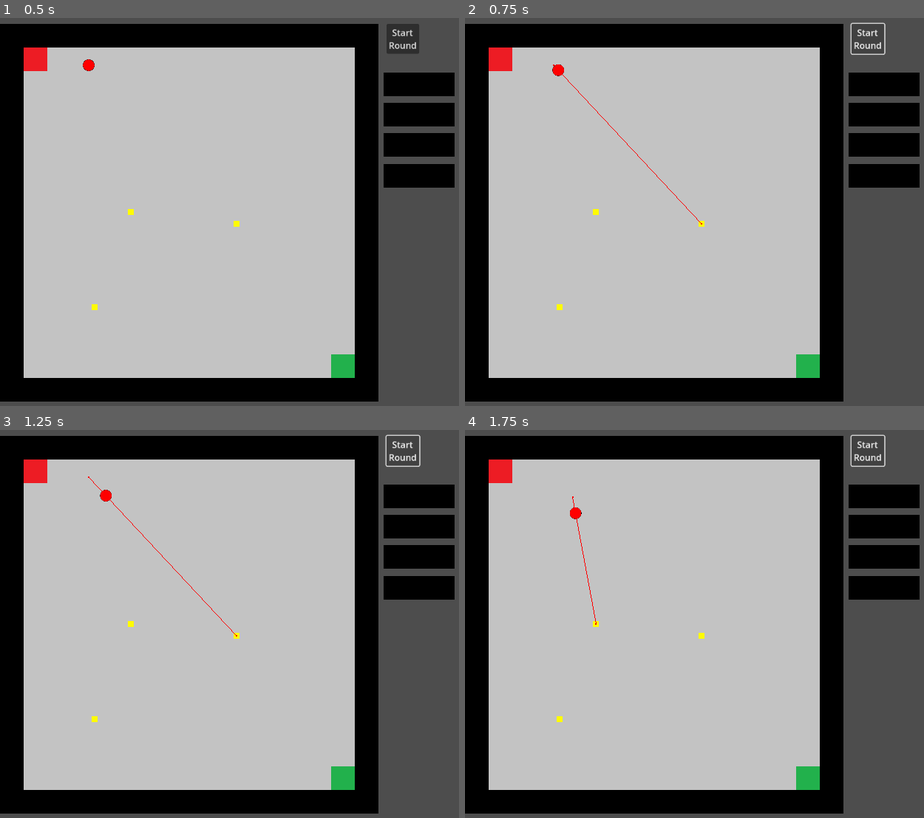
Above: before the commit, frames 1-4 (two rows, left to right).
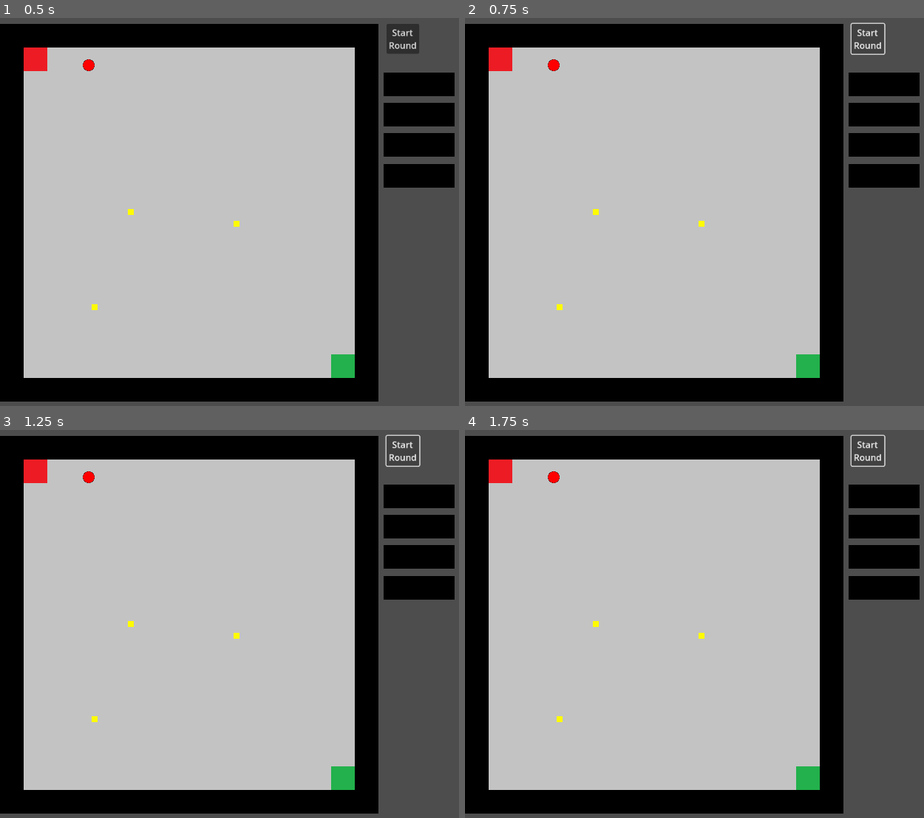
Above: after the commit, the same moments.

Repository: bustercrow-3818/one-room
Game: Godot game, scene res://system/main.tscn
Two runs of this game, one before a commit and one after it. Both use one fixed random seed, a clock stepped at 60 frames per second and the inputs below. The project has no main scene, so this scene is started directly.
Inputs:
- Up to frame 1 (0.5 s): no input
- Up to frame 2 (0.75 s): click "Start Round" at 0.5 s
- Up to frame 3 (1.25 s): no input
- Up to frame 4 (1.75 s): click "Start Round" at 1.25 s

Frame 1 is identical in both runs. In frame 2, 0.2% of the frame differs, in the area x 18-52%, y 10-54%; in frame 3, 0.2%; in frame 4, 0.2%.
Error after the commit: Invalid call. Nonexistent function 'is_ready_for_round' in base 'NavigationRegion2D (Room)'. (res://system/main.gd:19)

Commit message:
various refactoring toward ready checks

Diff:
--- a/entities/mob_base_class.gd
+++ b/entities/mob_base_class.gd
@@ -19,6 +19,7 @@
 @export var test_mob_ref: Mob
 
 var next_goal: Vector2
+var round_started: bool = false
 
 func initialize() -> void:
 	connect_signals()
@@ -32,6 +33,7 @@
 
 	set_movement_target(next_goal)
 
+#region Setters
 func set_movement_target(movement_target: Vector2) -> void:
 	nav_agent.target_position = movement_target
 
@@ -44,12 +46,22 @@
 
 	velocity = current_position.direction_to(next_position) * speed
 
+#endregion
+
+#region Getters
+func get_path_vailidity() -> bool:
+	return nav_agent.is_target_reachable()
+
+#endregion
+
+
 func _physics_process(_delta: float) -> void:
 	if nav_agent.is_navigation_finished():
 		return
 
-	set_new_velocity()
-	move_and_slide()
+	if round_started:
+		set_new_velocity()
+		move_and_slide()
 
 func goal_reached() -> void:
 	new_goal_request.emit()
--- a/entities/red_mob.tscn
+++ b/entities/red_mob.tscn
@@ -4,7 +4,6 @@
 [ext_resource type="Script" uid="uid://ckxbc6rnrinrk" path="res://entities/mob_base_class.gd" id="1_qh3rw"]
 
 [sub_resource type="CircleShape2D" id="CircleShape2D_4nkwl"]
-radius = 12.0
 
 [node name="red_mob" type="CharacterBody2D" node_paths=PackedStringArray("nav_agent")]
 motion_mode = 1
@@ -27,3 +26,5 @@
 path_desired_distance = 32.0
 path_max_distance = 10.0
 debug_enabled = true
+
+[node name="path_check" type="NavigationAgent2D" parent="."]
--- a/objects/room.tscn
+++ b/objects/room.tscn
@@ -9,7 +9,7 @@
 polygons = Array[PackedInt32Array]([PackedInt32Array(0, 1, 2, 3)])
 source_geometry_mode = 1
 source_geometry_group_name = &"obstacle"
-agent_radius = 16.0
+agent_radius = 24.0
 
 [sub_resource type="TileMapPattern" id="TileMapPattern_lvljb"]
 tile_data = PackedInt32Array(0, 1, 0, 1, 1, 0, 2, 1, 0)
--- a/project.godot
+++ b/project.godot
@@ -31,6 +31,7 @@
 
 snap_location=""
 obstacle=""
+handler=""
 
 [input]
 
--- a/system/components/drag_component.gd
+++ b/system/components/drag_component.gd
@@ -60,11 +60,3 @@
 
 func locked() -> void:
 	pass
-
-#func snap_to_position() -> void:
-	#SignalBus.block_snapped.emit()
-	#for i in snap_detection_area.get_overlapping_areas():
-		#if i.is_in_group("snap_location"):
-			#parent.position = i.global_position
-		#else:
-			#pass
--- a/system/handlers/block_handler.gd
+++ b/system/handlers/block_handler.gd
@@ -1,4 +1,6 @@
 extends Node2D
+
+var ready_for_round: bool = true
 
 func initialize() -> void:
 	connect_signals()
@@ -11,3 +13,6 @@
 func connect_signals() -> void:
 
 	pass
+
+func is_ready_for_round() -> bool:
+	return ready_for_round
--- a/system/handlers/goal_handler.gd
+++ b/system/handlers/goal_handler.gd
@@ -1,4 +1,6 @@
 extends Node2D
+
+var ready_for_round: bool = true
 
 func initialize() -> void:
 	connect_signals()
@@ -19,3 +21,6 @@
 		goals.append(i.position)
 
 	return goals
+
+func is_ready_for_round() -> bool:
+	return ready_for_round
--- a/system/handlers/mob_handler.gd
+++ b/system/handlers/mob_handler.gd
@@ -5,6 +5,7 @@
 @export var round_start_button: Button
 @export var escape_point: Node2D
 
+var ready_for_round: bool = true
 var goal_list: Array[Vector2]
 var next_goal: Vector2
 var escape: Vector2
@@ -18,19 +19,27 @@
 			i.new_goal_request.connect(mob_new_goal_path)
 			set_next_goal()
 
+func connect_signals() -> void:
+	SignalBus.block_snapped.connect(test_path_validity)
 
-func connect_signals() -> void:
-	pass
+func test_path_validity() -> void:
+	var test_mob: Mob = get_child(0)
+
+	ready_for_round = test_mob.get_path_vailidity()
 
 func start_round() -> void:
 	mob_new_goal_path()
-	pass
+
+	for i in get_children():
+		if i is Mob:
+			i.round_started = true
 
 func mob_path_start() -> void:
 	for i in get_children():
 		if i is Mob:
 			i.path_init()
 
+#region Setters
 func set_goals(goals: Array[Vector2]) -> void:
 	goal_list = goals.duplicate()
 
@@ -49,6 +58,14 @@
 
 	set_mob_new_goal(next_goal)
 
+#endregion
+
+#region Getters
+func is_ready_for_round() -> bool:
+	return ready_for_round
+
+#endregion
+
 func mob_new_goal_path() -> void:
 	set_next_goal()
 	mob_path_start()
--- a/system/main.gd
+++ b/system/main.gd
@@ -9,32 +9,20 @@
 
 func connect_signals() -> void:
 	%Button.pressed.connect(SignalBus.round_start.emit)
-	%Button.pressed.connect(round_start)
-
-	SignalBus.not_ready.connect(add_error_message)
+	%Button.pressed.connect(ready_check)
 
 func set_goals() -> void:
 	%MobHandler.set_goals(%GoalHandler.get_goals())
 
+func ready_check() -> void:
+	for i in get_tree().get_nodes_in_group("handler"):
+		if i.is_ready_for_round():
+			round_start()
+		elif i.is_ready_for_round() == false:
+			for j in error_messages:
+				print(j)
+			return
+
 func round_start() -> void:
-	if room_ready:
-		set_goals()
-		%MobHandler.start_round()
-	else:
-		for i in error_messages:
-			print(i)
-
-func add_error_message(message: String) -> void:
-	room_ready = false
-	error_messages.append(message)
-
-func clear_error_message(message: String) -> void:
-	if error_messages.has(message):
-		error_messages.erase(message)
-
-	if error_messages.is_empty():
-		room_ready_restored()
-
-func room_ready_restored() -> void:
-	print("Ready for next round")
-	room_ready = true
+	set_goals()
+	%MobHandler.start_round()
--- a/system/main.tscn
+++ b/system/main.tscn
@@ -12,7 +12,7 @@
 [node name="main" type="Node2D"]
 script = ExtResource("1_7rmty")
 
-[node name="NavigationRegion2D" parent="." instance=ExtResource("2_2soig")]
+[node name="NavigationRegion2D" parent="." groups=["handler"] instance=ExtResource("2_2soig")]
 
 [node name="Button" type="Button" parent="."]
 unique_name_in_owner = true
@@ -23,7 +23,7 @@
 text = "Start
 Round"
 
-[node name="MobHandler" type="Node2D" parent="." node_paths=PackedStringArray("round_start_button", "escape_point")]
+[node name="MobHandler" type="Node2D" parent="." node_paths=PackedStringArray("round_start_button", "escape_point") groups=["handler"]]
 unique_name_in_owner = true
 script = ExtResource("3_5231d")
 round_start_button = NodePath("../Button")
@@ -33,7 +33,7 @@
 [node name="red_mob" parent="MobHandler" instance=ExtResource("4_i8srq")]
 position = Vector2(240, 112)
 
-[node name="BlockHandler" type="Node2D" parent="."]
+[node name="BlockHandler" type="Node2D" parent="." groups=["handler"]]
 unique_name_in_owner = true
 script = ExtResource("5_3mgql")
 
@@ -49,7 +49,7 @@
 [node name="StaticBody2D4" parent="BlockHandler" instance=ExtResource("6_qs5jh")]
 position = Vector2(1135, 246)
 
-[node name="GoalHandler" type="Node2D" parent="."]
+[node name="GoalHandler" type="Node2D" parent="." groups=["handler"]]
 unique_name_in_owner = true
 script = ExtResource("7_io3fq")
 
